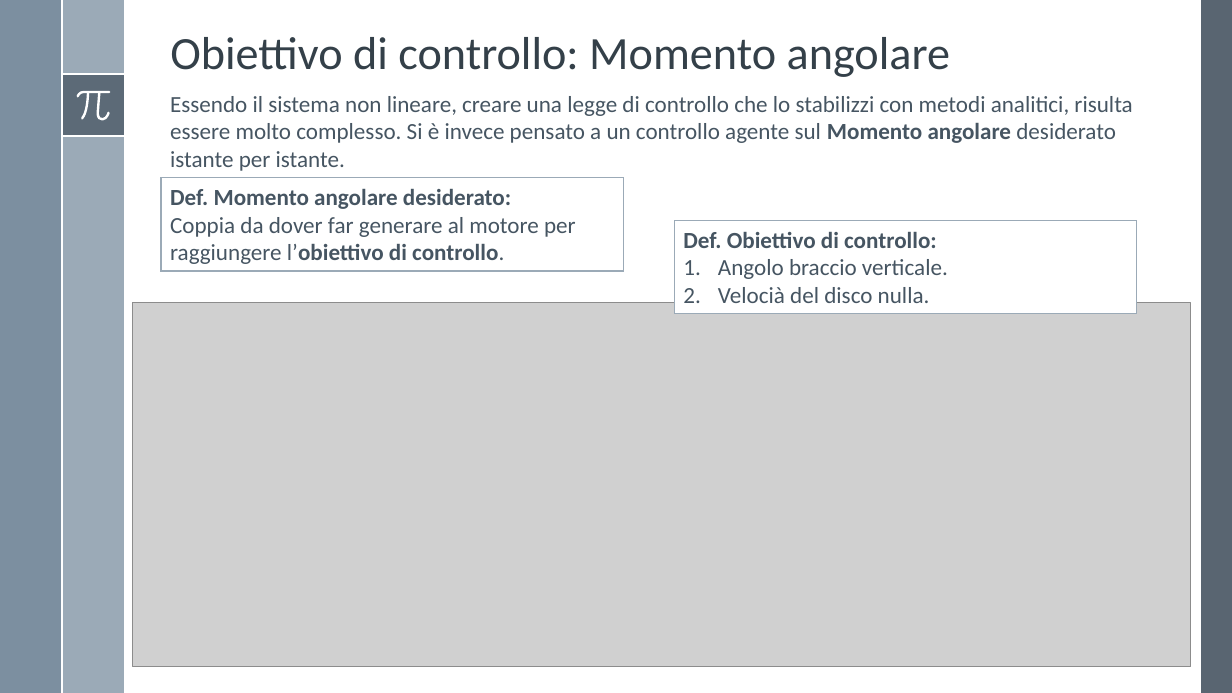
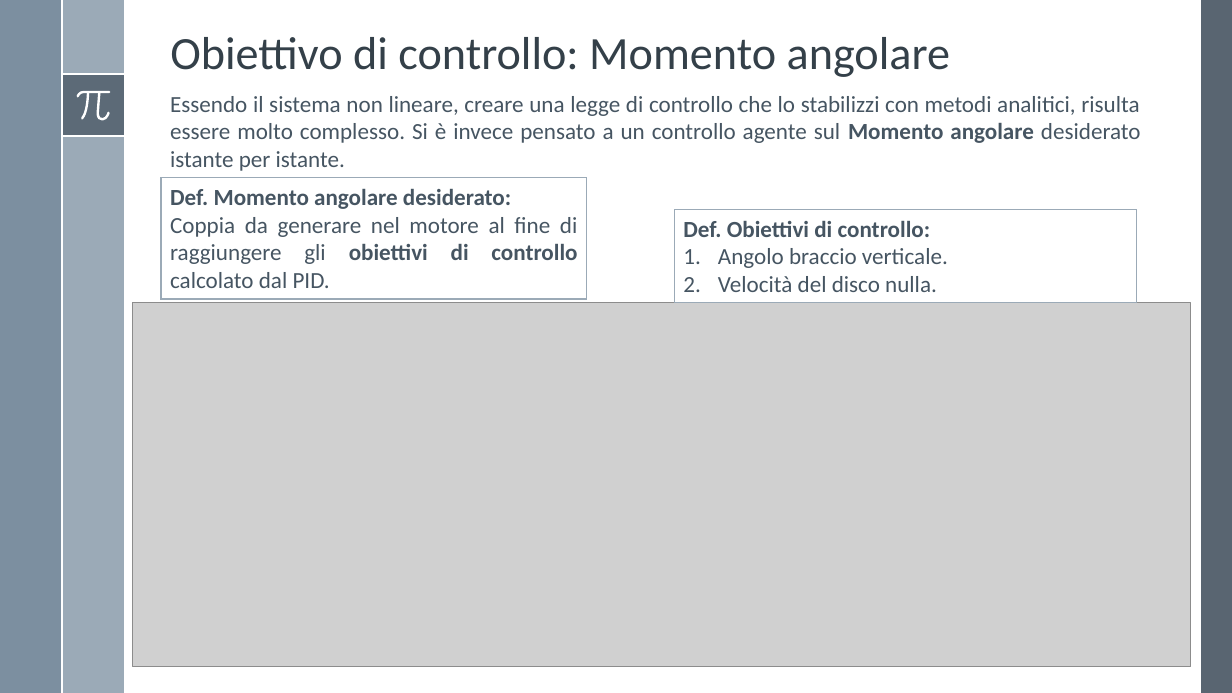
Before and after one commit to Alfystar/mv-Project, a slide deck: slide 4 of 00_Relazione/Simulazione sistema e Modello di controllo/Simulazione e Controllo.pptx. Drawn at 1232x693 pixels with LibreOffice and Linux fonts; fonts in the diff are those of the drawing; grey boxes stand for pictures. Boxes give left, top, right and bottom in pixels: in the first picture for what was removed or moved away, otherwise in the second. Text is boxed around its words. In the diff, an @@ line names an element or a change of style, - is before the commit and + after.

Commit message:
presentazione controllo

```diff
--- a/00_Relazione/Simulazione sistema e Modello di controllo/Simulazione e Controllo.pptx
+++ b/00_Relazione/Simulazione sistema e Modello di controllo/Simulazione e Controllo.pptx
@@ text "Essendo il sistema non lineare, ..." at [170, 96, 1141, 171]: alignment left to justified @@
@@ rectangle "Def. Momento angolare desiderato:": place and size @@
-rectangle "Def. Momento angolare desiderato:" at [161, 177, 623, 271]
+rectangle "Def. Momento angolare desiderato:" at [161, 177, 587, 299]
@@ text in rectangle at [170, 217, 577, 288]: text changed @@
-Coppia da dover far generare al motore per raggiungere l’obiettivo di controllo.
+Coppia da generare nel motore al fine di raggiungere gli obiettivi di controllo calcolato dal PID.
@@ rectangle "Def. Obiettivi di controllo:": place and size @@
-rectangle "Def. Obiettivi di controllo:" at [674, 221, 1136, 314]
+rectangle "Def. Obiettivi di controllo:" at [674, 210, 1136, 303]
@@ text in rectangle at [683, 221, 931, 237]: text changed @@
-Def. Obiettivo di controllo:
+Def. Obiettivi di controllo:
@@ text in rectangle at [718, 248, 948, 268]: alignment left to justified @@
@@ text in rectangle at [718, 276, 937, 292]: text changed @@
-2. Velocià del disco nulla.
+2. Velocità del disco nulla.
```
Also in this commit, not shown: 3 other slides changed, 2 slides added, 2 slides removed, 4 other files.
